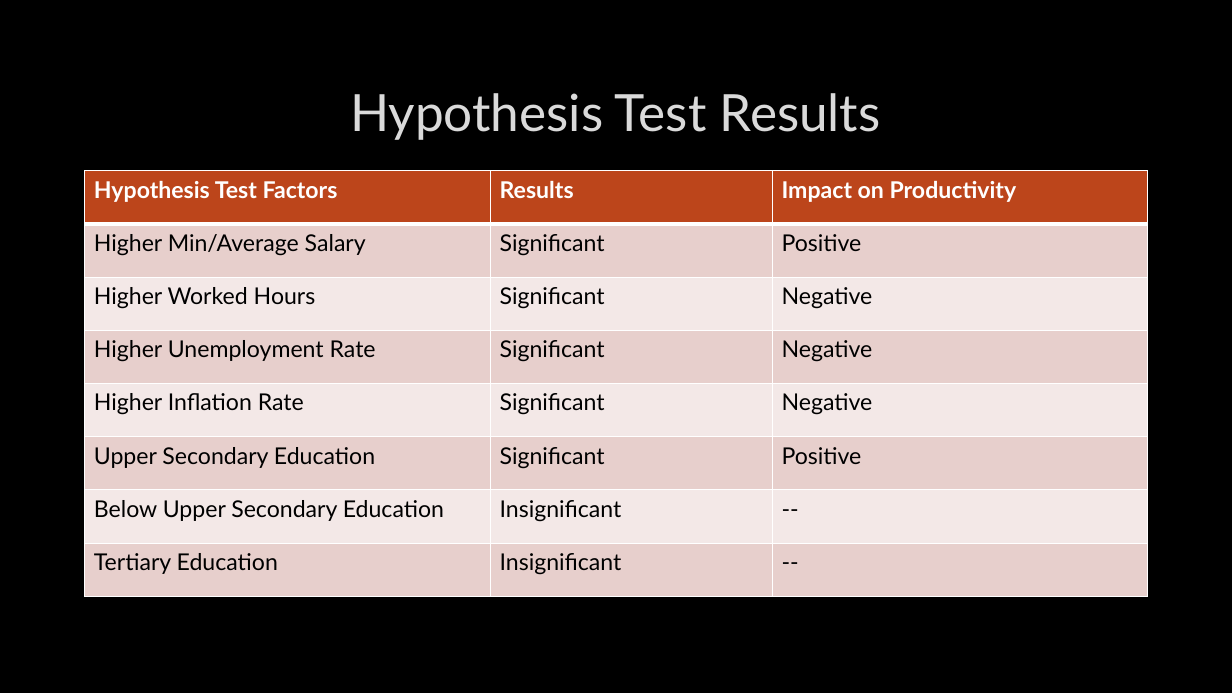
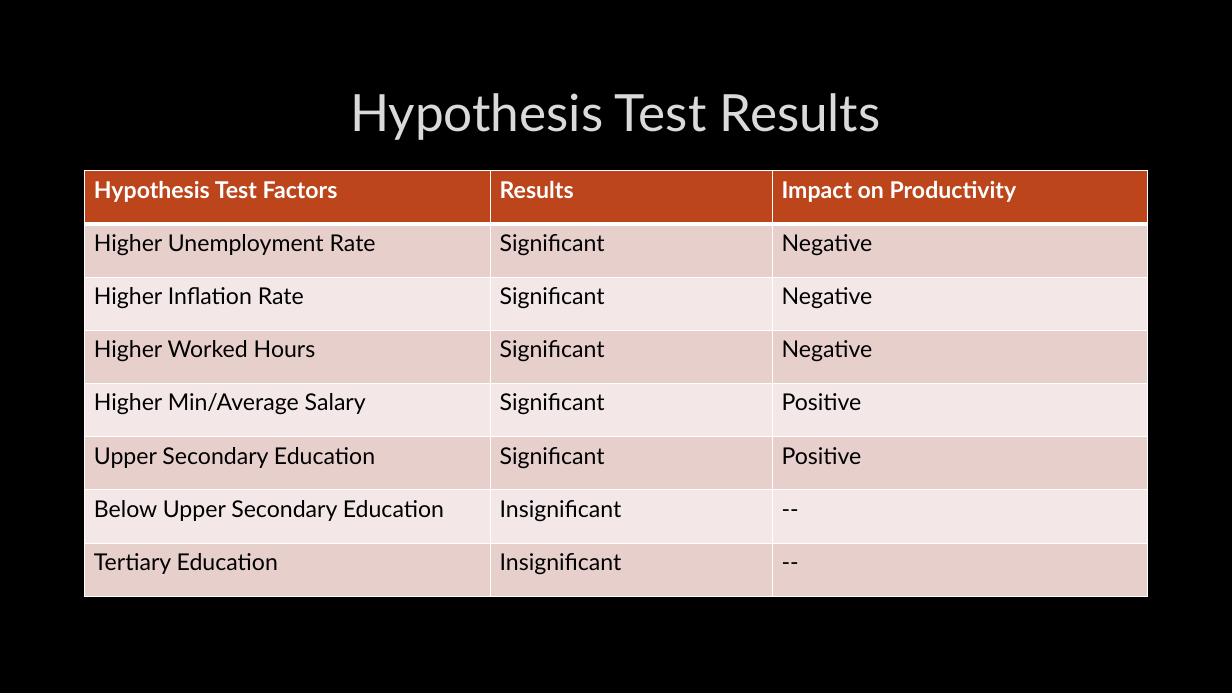
Before and after one commit to kanghinlee/Data-Projects, a slide deck: slide 17 of deloitte_productivity_project/presentation/New Microsoft PowerPoint Presentation.pptx (slide 12 before the commit). Drawn at 1232x693 pixels with LibreOffice and Linux fonts; fonts in the diff are those of the drawing; background and template pictures are left out. Boxes give left, top, right and bottom in pixels: in the first picture for what was removed or moved away, otherwise in the second. Text is boxed around its words. In the diff, an @@ line names an element or a change of style, - is before the commit and + after.

```diff
--- a/deloitte_productivity_project/presentation/New Microsoft PowerPoint Presentation.pptx
+++ b/deloitte_productivity_project/presentation/New Microsoft PowerPoint Presentation.pptx
@@ table at [85, 171, 1148, 596] @@
-row 2: Higher Min/Average Salary | Significant | Positive
-row 3: Higher Worked Hours | Significant | Negative
+row 4: Higher Worked Hours | Significant | Negative
+row 5: Higher Min/Average Salary | Significant | Positive
```
Also in this commit, not shown: 4 other slides changed, 2 slides added, 2 other files.
